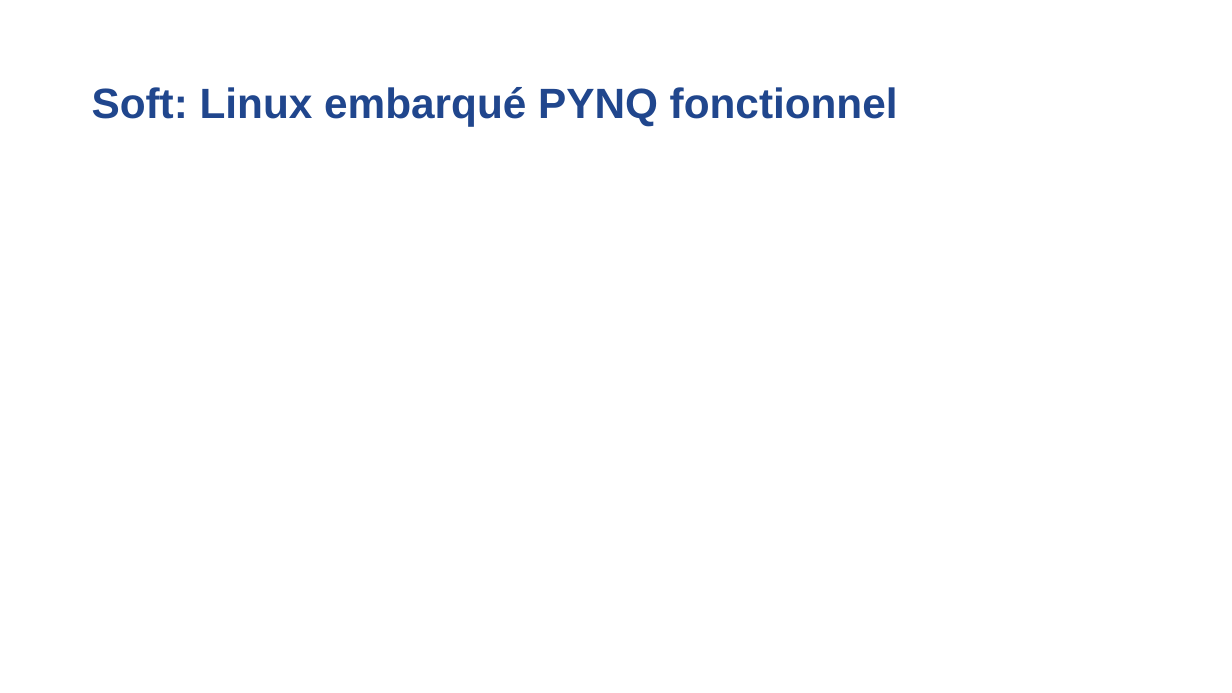
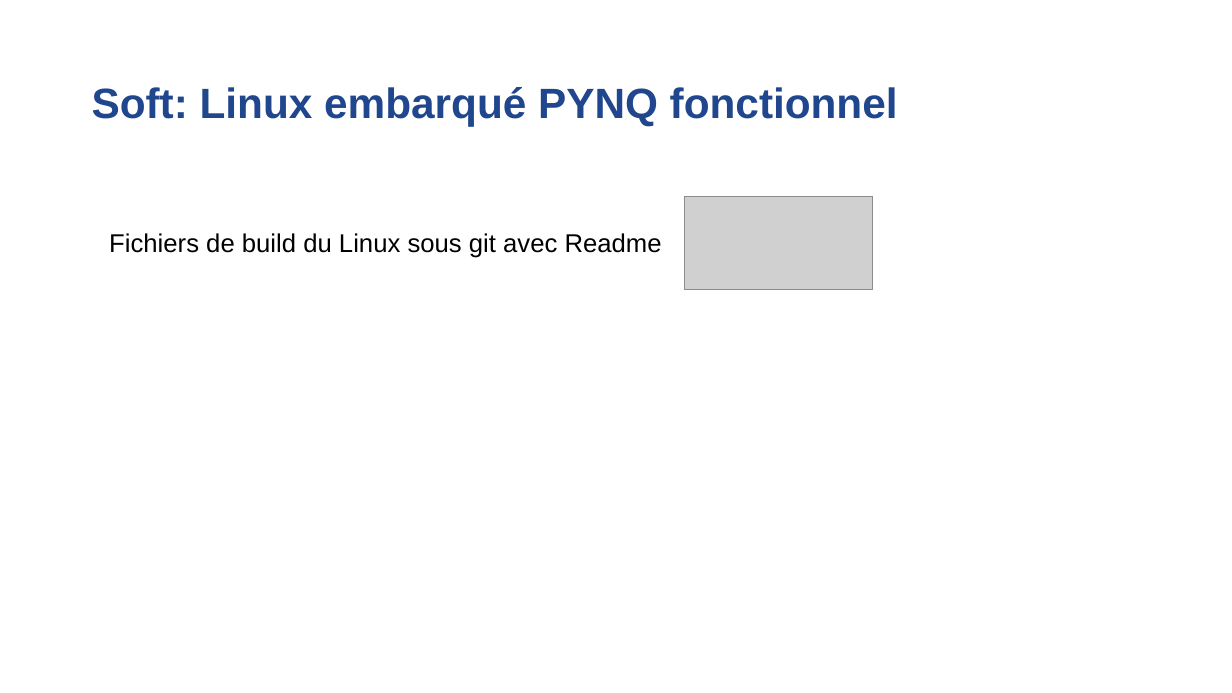
Before and after one commit to Laffargue-ElsysDesign/Robot_Surveillance_V3, a slide deck: slide 8 of GestionDeProjet/Reunions/Reunion_23_06_2022/Reunion_avancement23_06_22.pptx. Drawn at 1232x693 pixels with LibreOffice and Linux fonts; fonts in the diff are those of the drawing; grey boxes stand for pictures; background and template pictures are left out. Boxes give left, top, right and bottom in pixels: in the first picture for what was removed or moved away, otherwise in the second. Text is boxed around its words. In the diff, an @@ line names an element or a change of style, - is before the commit and + after.

```diff
--- a/GestionDeProjet/Reunions/Reunion_23_06_2022/Reunion_avancement23_06_22.pptx
+++ b/GestionDeProjet/Reunions/Reunion_23_06_2022/Reunion_avancement23_06_22.pptx
@@ picture added at [685,196,873,290] @@
@@ text added at [109,233,662,258], 20 pt, text #000000 @@
+Fichiers de build du Linux sous git avec Readme
```
Also in this commit, not shown: 2 other slides changed, 1 slide added, 1 slide removed.
